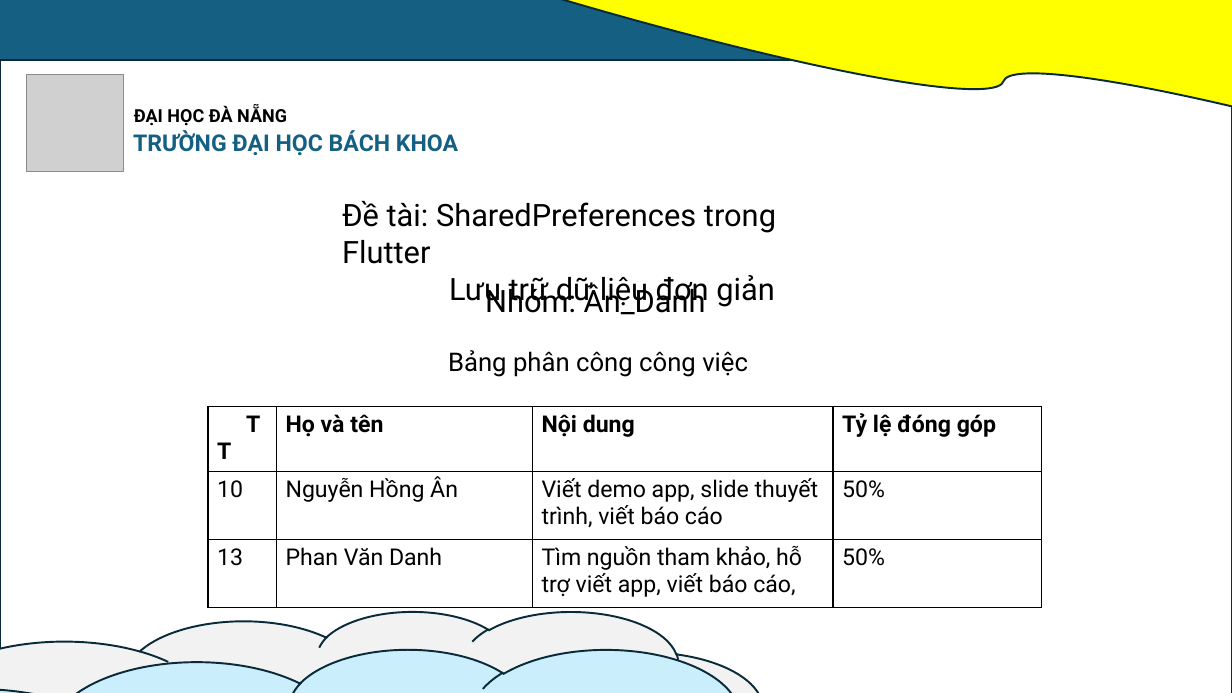
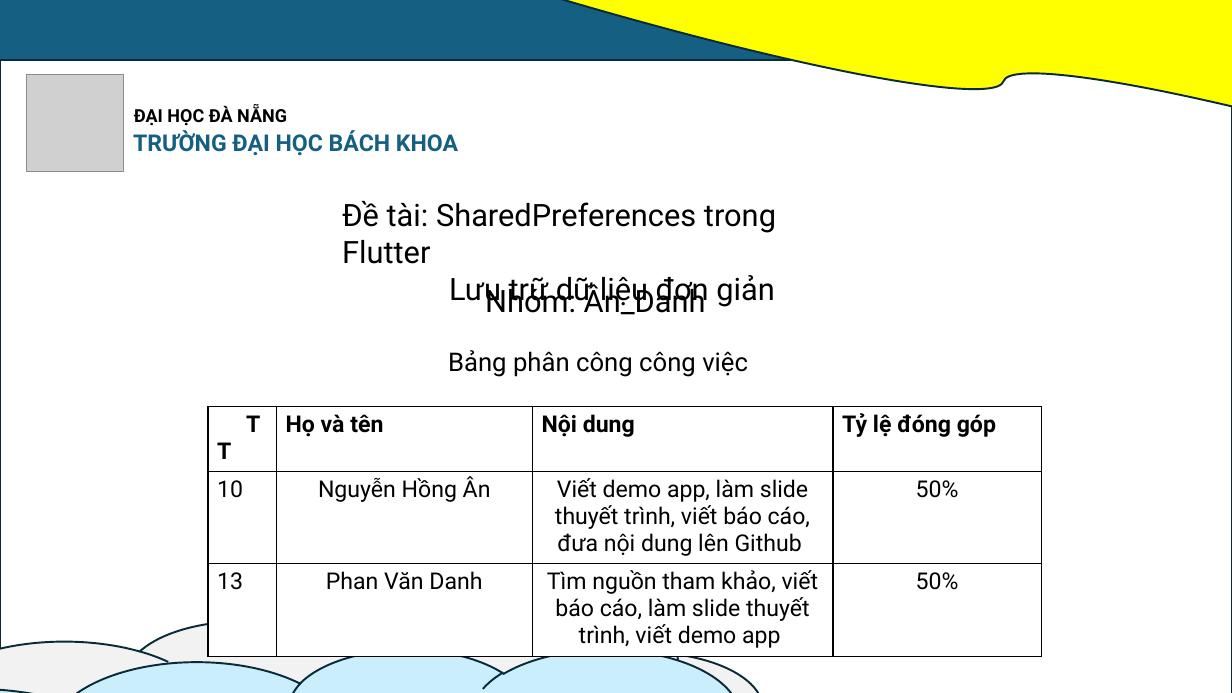
Before and after one commit to nguyenhongan15/demo_app_with_sharedpreferences, a slide deck: slide 2 of SLIDE_WORD/AN_DANH_DT7_SLIDE.pptx. Drawn at 1232x693 pixels with LibreOffice and Linux fonts; fonts in the diff are those of the drawing; grey boxes stand for pictures. Boxes give left, top, right and bottom in pixels: in the first picture for what was removed or moved away, otherwise in the second. Text is boxed around its words. In the diff, an @@ line names an element or a change of style, - is before the commit and + after.

```diff
--- a/SLIDE_WORD/AN_DANH_DT7_SLIDE.pptx
+++ b/SLIDE_WORD/AN_DANH_DT7_SLIDE.pptx
@@ table at (x1=208, y1=407, x2=1041, y2=652) @@
-row 2, column 3: Viết demo app, slide thuyết trình, viết báo cáo
+row 2, column 3: Viết demo app, làm slide thuyết trình, viết báo cáo, đưa nội dung lên Github
-row 3, column 3: Tìm nguồn tham khảo, hỗ trợ viết app, viết báo cáo,
+row 3, column 3: Tìm nguồn tham khảo, viết báo cáo, làm slide thuyết trình, viết demo app
@@ alignment left to centre @@
```
Also in this commit, not shown: 1 other file.
